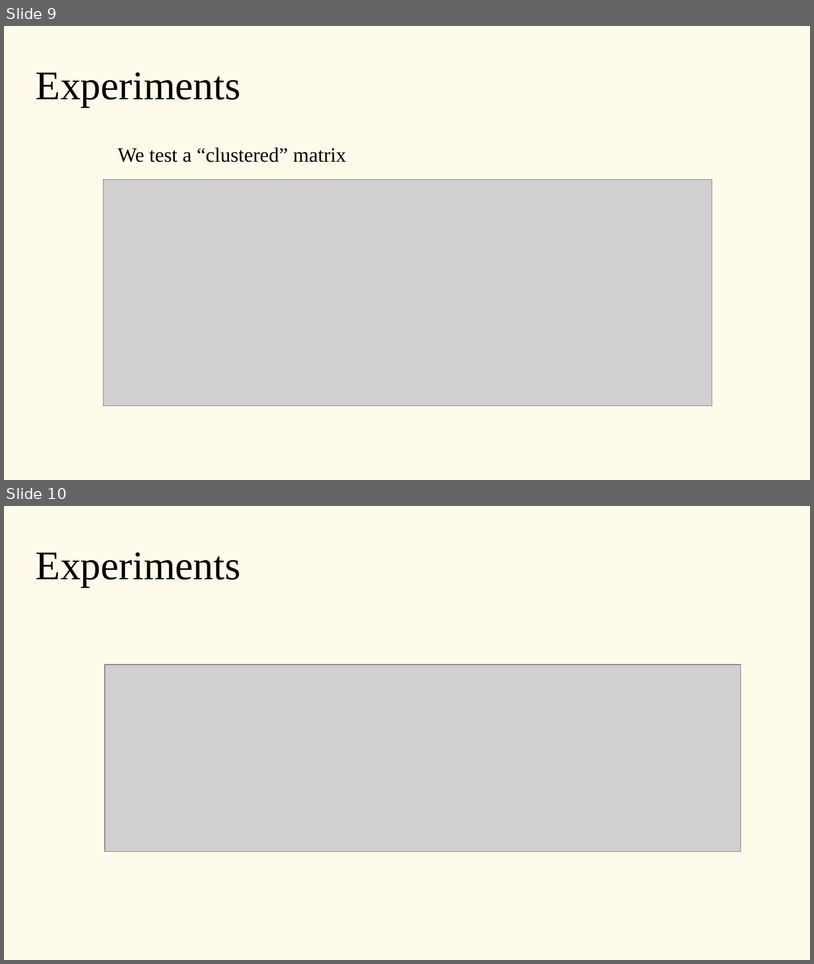
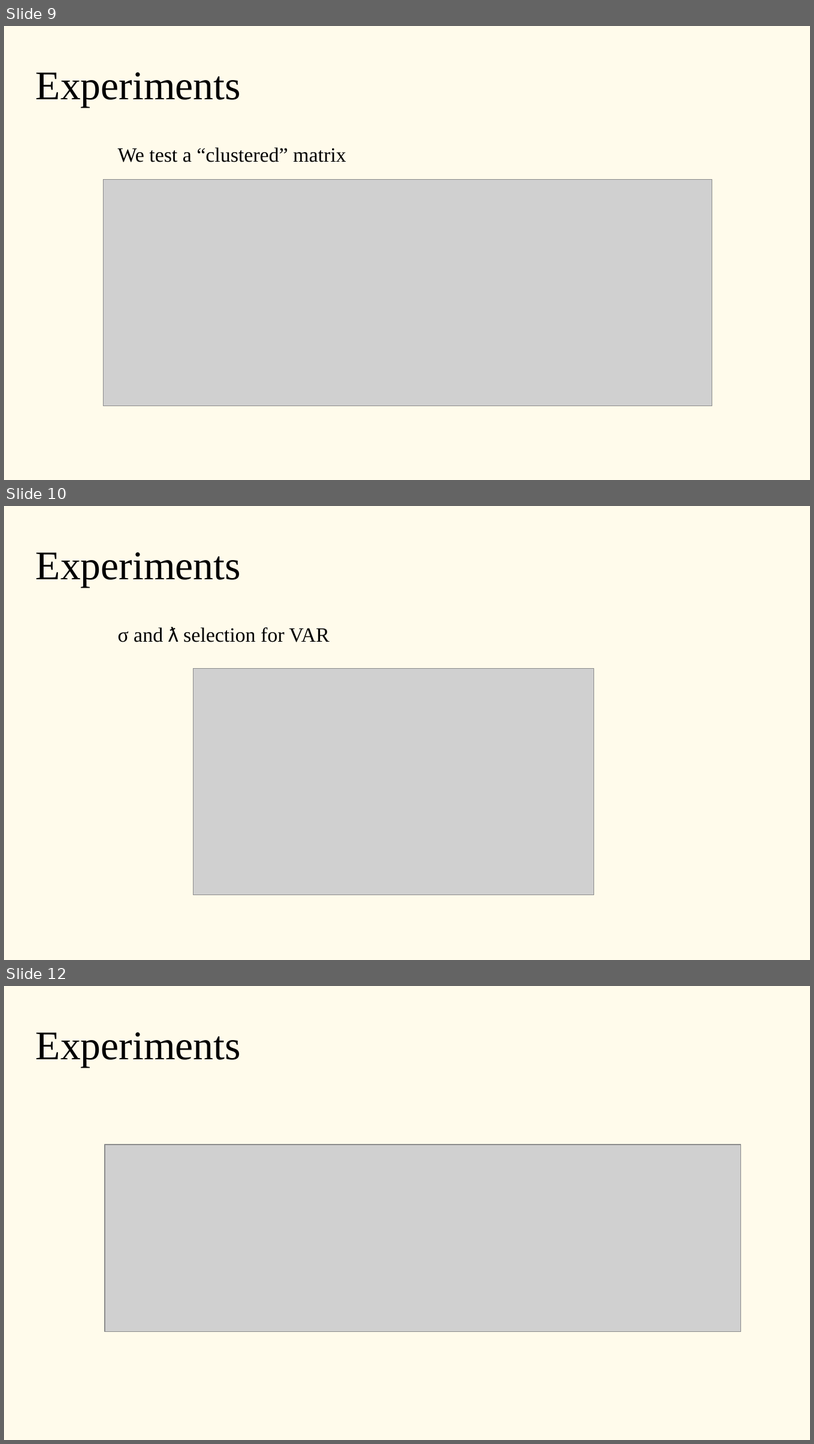
Before and after one commit to inkeaton/SPRL, a slide deck: SPRL.odp. Shown one above the other, each under a label of ours: slides 9 and 10 before the commit, slides 9, 10 and 12 after it; the slides between them are not shown. The pictures are 814x964 and 814x1444 pixels, drawn with LibreOffice and Linux fonts; fonts in the diff are those of the drawing; grey boxes stand for pictures. Boxes give left, top, right and bottom in pixels: in the first picture for what was removed or moved away, otherwise in the second. Text is boxed around its words. In the diff, an @@ line names an element or a change of style, - is before the commit and + after.

```diff
--- a/SPRL.odp
+++ b/SPRL.odp
@@ slide 10 added at box(4, 506, 810, 960), background #FFFBEB @@
@@ subtitle added at box(36, 552, 241, 587), 40 pt, text #000000 @@
+Experiments
@@ text added at box(118, 627, 329, 642), 20 pt, text #000000 @@
+σ and ƛ selection for VAR
@@ picture added at box(194, 669, 594, 895) @@
@@ what was slide 10 is now slide 12 @@
```
Also in this commit, not shown: 1 slide changed, 6 other slides added, 1 slide removed, 1 other file.
